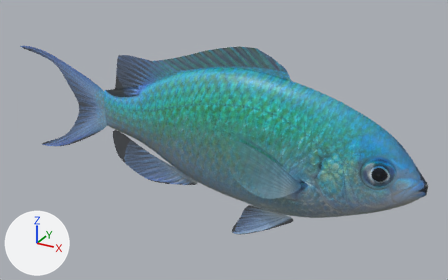
One commit to the glTF model scripts/rotatable-aquascape/reef/assets/fish/chromis.glb: the scene before it, then after it.
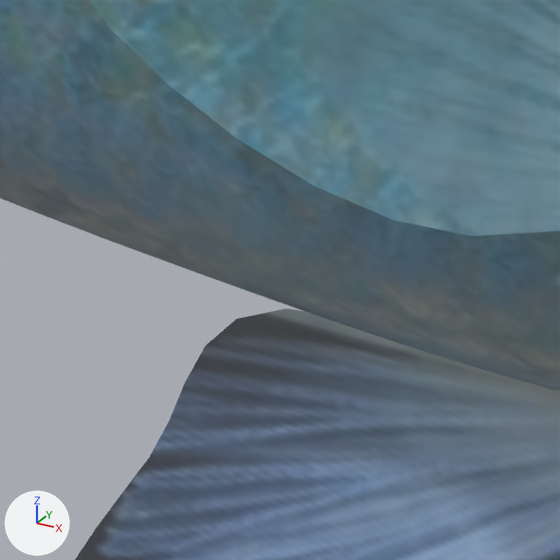
The first picture shows the older version from a camera (50 mm lens) standing at (0.716, -1.437, 0.716) and looking at (-0.095, 0.038, -0.021). The close-ups show the older and then the newer version on the part from 51% to 61% of the width and 64% to 81% of the height of that picture. Only the edits that show in the close-ups are written down. Every picture has the same lights, and +X, +Y and +Z are marked at lower left.

In view in the first close-up: 'chromis__body', 'chromis__fin_3', 'chromis__pectoral_1'.
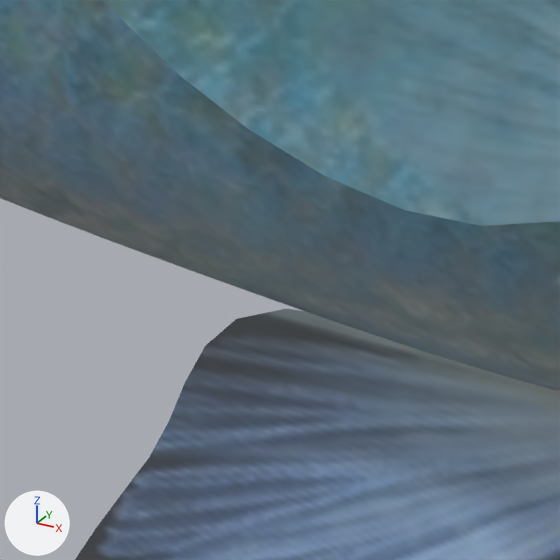
Pixel boxes [x1, y1, x2, y2] of what changed, in the close-ups (560 x 560 px):
'chromis__pectoral_1', surface changed, recoloured, moved
    before: [89, 0, 560, 236]
    after: [107, 0, 560, 226]

What changed in the scene script:
```text
Change mat_chromis_fin_membrane:
    where n3 = _N.new('ShaderNodeTexImage'); n3.name = 'Image Texture'
    n3.image: img_chromis_reference -> img_chromis_skin
Add mat_chromis_pectoral_membrane:
    mat_chromis_pectoral_membrane = bpy.data.materials.new('chromis pectoral membrane')
    # uses the picture img_chromis_reference
Change me_chromis__pectoral_1:
    where me_chromis__pectoral_1.from_pydata(...)  # 87 vertices, 112 faces; spans x -0.218..0.0, y -0.033..0.0, z -0.06..0.097
    remove me_chromis__pectoral_1.materials.append(mat_chromis_fin_membrane)
    add me_chromis__pectoral_1.materials.append(mat_chromis_pectoral_membrane)
Change ob_chromis__pectoral_1:
    ob_chromis__pectoral_1.location: (0.1984, -0.0701, -0.0466) -> (0.1984, -0.0646, -0.0466)
```
